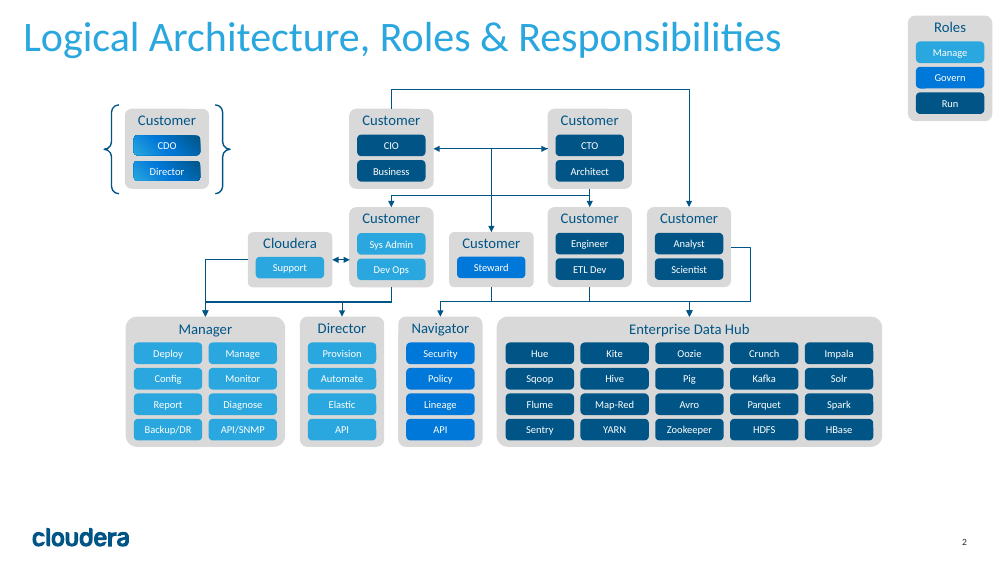
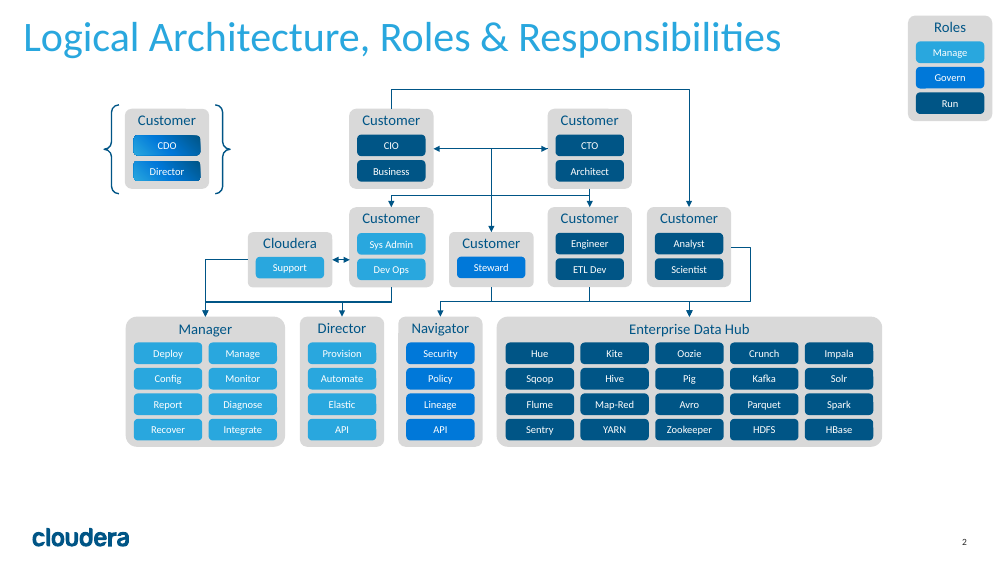
Before and after one commit to ggear/cloudera-framework, a slide deck: slide 2 of cloudera-framework-main/cloudera-framework-main-archetype/src/main/resources/archetype-resources/src/site/resources/Archetype_Architecture.pptx. Drawn at 1008x567 pixels with LibreOffice and Linux fonts; fonts in the diff are those of the drawing. Boxes give left, top, right and bottom in pixels: in the first picture for what was removed or moved away, otherwise in the second. Text is boxed around its words. In the diff, an @@ line names an element or a change of style, - is before the commit and + after.

Commit message:
Update archetype deck

```diff
--- a/cloudera-framework-main/cloudera-framework-main-archetype/src/main/resources/archetype-resources/src/site/resources/Archetype_Architecture.pptx
+++ b/cloudera-framework-main/cloudera-framework-main-archetype/src/main/resources/archetype-resources/src/site/resources/Archetype_Architecture.pptx
@@ text in rounded rectangle at bbox=[151, 426, 185, 433]: text changed @@
-Backup/DR
+Recover
@@ text in rounded rectangle at bbox=[224, 426, 263, 435]: text changed @@
-API/SNMP
+Integrate
```
